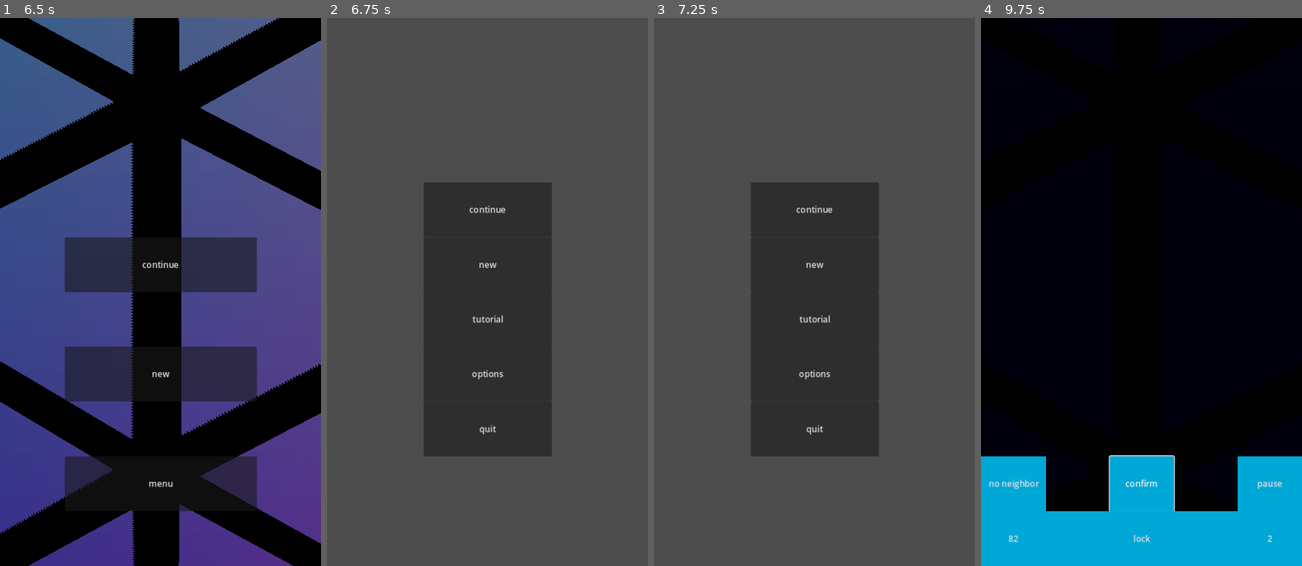
Above: before the commit, frames 1-4 (left to right).
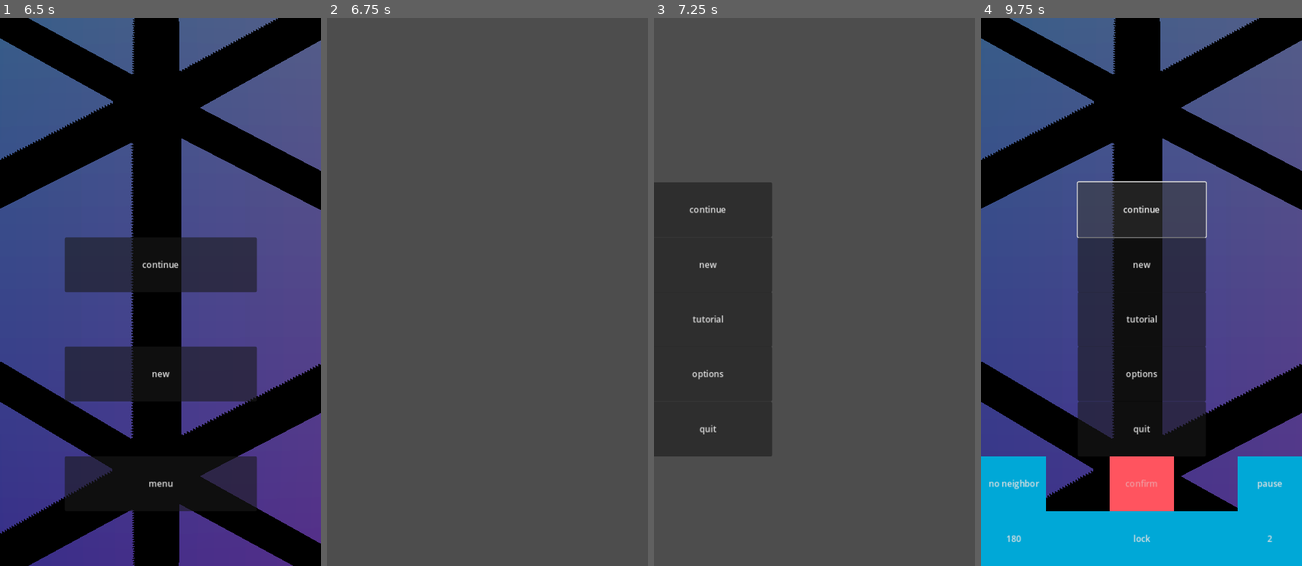
Above: after the commit, the same moments.

Repository: WalynC/sphereSweeperGodot
Game: Godot game, scene res://game.tscn
Same seed, same stepped clock (60 frames per second), same inputs: the game is played once before the commit and once after it.
Inputs (mouse positions are in pixels of both pictures, inside the frame that each line leads up to):
- Up to frame 1 (6.5 s): click "0" at 0.5 s; click "lock" at 1.25 s; click "0" at 2 s; click "0:00" at 2.75 s; click "no neighbor" at 3.5 s; click "once" at 4.25 s; click "many" at 5 s; click "pause" at 5.75 s
- Up to frame 2 (6.75 s): click "menu" at 6.5 s
- Up to frame 3 (7.25 s): no input
- Up to frame 4 (9.75 s): click "continue" at 7.25 s; click (1141, 209) at 8 s, where only the run after the commit has a clickable "continue"; click (1141, 483) at 8.75 s, where only the run before the commit has a clickable "confirm"; click (1141, 209) at 9.5 s, where only the run after the commit has a clickable "continue"

Frame 1 is identical in both runs. In frame 2, 20% of the frame differs, in the area x 30-70%, y 30-80%; in frame 3, 31%; in frame 4, 55%, in the area x 0-100%, y 0-96%.
Error in both runs: Invalid access of index '-1' on a base object of type: 'Array'. (res://Board.gd:329)

Commit message:
Continues work on visual themes, menu scene now loads a copy of main_menu

Diff:
--- a/GameManager.gd
+++ b/GameManager.gd
@@ -24,8 +24,6 @@
 static var gameRNG = RandomNumberGenerator.new()
 static var visRNG = RandomNumberGenerator.new()
 
-static var visualTheme
-
 signal winEvent()
 signal loseEvent()
 
@@ -33,10 +31,6 @@
 
 # Called when the node enters the scene tree for the first time.
 func _ready():
-	visualTheme = preload("res://visualThemes/testTheme.tscn")
-	var visInstance = visualTheme.instantiate()
-	add_child(visInstance)
-	visInstance.InitTheme(VisualTheme.SceneType.MainMenu)
 	board.gm = self
 	isphere.gm = self
 	if (loading):
--- /dev/null
+++ b/VisualLoader.gd
@@ -0,0 +1,13 @@
+extends Node
+
+@export var sceneType : VisualTheme.SceneType
+
+# Called when the node enters the scene tree for the first time.
+func _ready():
+	VisualTheme.currentScene = sceneType
+	VisualTheme.Init(get_tree())
+
+
+# Called every frame. 'delta' is the elapsed time since the previous frame.
+func _process(delta):
+	pass
--- a/VisualTheme.gd
+++ b/VisualTheme.gd
@@ -1,25 +1,45 @@
 extends Node
 class_name VisualTheme
 
-static var themePath: String #res path to theme being used
+static var themePath: PackedScene #res path to theme being used
 static var themeInstance: VisualTheme #instance of visual theme
 
 enum SceneType {MainMenu, Game, Tutorial}
 enum UIType {MainMenu, NewGameBasic, CustomGame, Game, Pause, Win, Lose}
 
-@export var scenes: Array[Control] #UI scenes that need to be instantiated, should correspond to UIType
+@export var scenes: Array[PackedScene] #UI scenes that need to be instantiated, should correspond to UIType
 var instances: Array[Control] #instances of scenes
 
-static func InitTheme(sceneType:SceneType):
+static var currentScene: SceneType
+
+func _ready():
+	InitScene(currentScene)
+
+static func Init(tree):
+	print("Init")
+	themePath = preload("res://visualThemes/testTheme.tscn")
+	themeInstance = themePath.instantiate()
+	tree.root.add_child.call_deferred(themeInstance)
+	themeInstance.instances.resize(themeInstance.scenes.size())
+
+static func InitScene(sceneType:SceneType):
+	print("InitScene")
 	match sceneType:
 		SceneType.MainMenu:
-			print("its working")
+			themeInstance.instances[UIType.MainMenu] = themeInstance.scenes[UIType.MainMenu].instantiate()
+			themeInstance.add_child(themeInstance.instances[UIType.MainMenu])
+			themeInstance.instances[UIType.MainMenu].position = Vector2(-600,0)
+			Enter(UIType.MainMenu)
 		_:
 			pass
 
 static func Enter(en:UIType):
 	#Make ui "en" enter view
 	match en:
+		UIType.MainMenu:
+			var tween = themeInstance.instances[en].create_tween()
+			tween.tween_property(themeInstance.instances[en], "position", Vector2(0, 0), 1)
+			pass
 		_:
 			pass
 
--- a/menu_scene.tscn
+++ b/menu_scene.tscn
@@ -1,16 +1,22 @@
-[gd_scene load_steps=4 format=3 uid="uid://di55ecqry3xcg"]
+[gd_scene load_steps=5 format=3 uid="uid://di55ecqry3xcg"]
 
 [ext_resource type="PackedScene" uid="uid://cp2rlrqracaje" path="res://main_menu.tscn" id="1_tr2ry"]
 [ext_resource type="PackedScene" uid="uid://b3tq7nhujaby" path="res://new_game_basic_menu.tscn" id="2_5c0ih"]
 [ext_resource type="PackedScene" uid="uid://b6t1icjq8ahl8" path="res://custom_game_menu.tscn" id="3_o8gxh"]
+[ext_resource type="Script" path="res://VisualLoader.gd" id="4_x6feu"]
 
 [node name="MenuScene" type="Node"]
 
 [node name="mainMenu" parent="." instance=ExtResource("1_tr2ry")]
+offset_left = -600.0
+offset_right = -600.0
 
 [node name="newGameBasicMenu" parent="." instance=ExtResource("2_5c0ih")]
 
 [node name="customGameMenu" parent="." instance=ExtResource("3_o8gxh")]
+
+[node name="VisualLoader" type="Node" parent="."]
+script = ExtResource("4_x6feu")
 
 [connection signal="new_game_button" from="mainMenu" to="mainMenu" method="hide"]
 [connection signal="new_game_button" from="mainMenu" to="newGameBasicMenu" method="show"]
--- a/visualThemes/testTheme.tscn
+++ b/visualThemes/testTheme.tscn
@@ -1,6 +1,8 @@
-[gd_scene load_steps=2 format=3 uid="uid://ds6c4aexj5rin"]
+[gd_scene load_steps=3 format=3 uid="uid://ds6c4aexj5rin"]
 
 [ext_resource type="Script" path="res://VisualTheme.gd" id="1_o2c41"]
+[ext_resource type="PackedScene" uid="uid://cp2rlrqracaje" path="res://main_menu.tscn" id="2_nq20g"]
 
 [node name="testTheme" type="Node"]
 script = ExtResource("1_o2c41")
+scenes = Array[PackedScene]([ExtResource("2_nq20g")])
